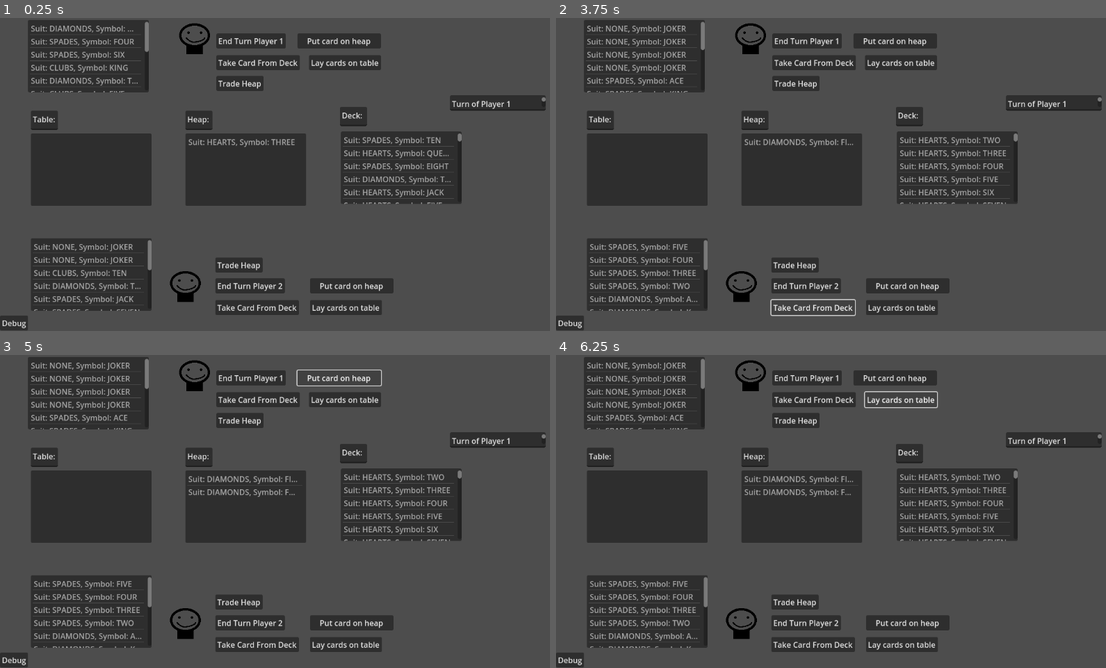
Above: before the commit, frames 1-4 (two rows, left to right).
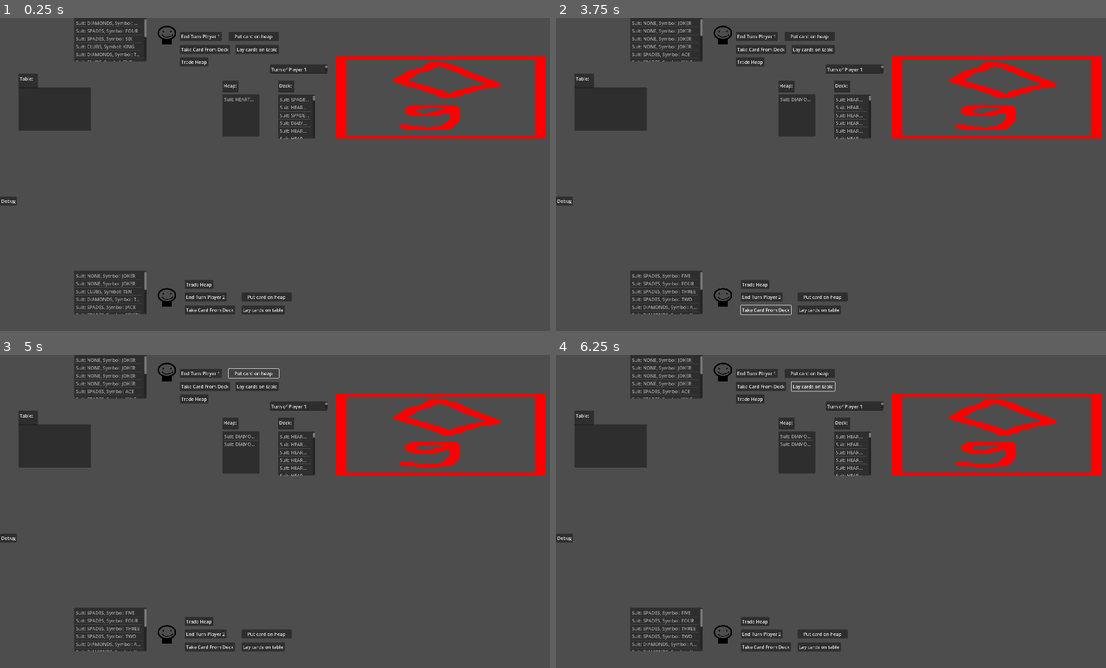
Above: after the commit, the same moments.

Repository: Brentem/JokerRummy
Game: Godot game, scene res://scenes/main.tscn
Two runs of this game, one before a commit and one after it. Both use one fixed random seed, a clock stepped at 60 frames per second and the inputs below.
Inputs:
- Up to frame 1 (0.25 s): no input
- Up to frame 2 (3.75 s): click "Debug" at 0.5 s; click "End Turn Player 1" at 1.25 s; click "End Turn Player 2" at 2 s; click "Take Card From Deck" at 2.75 s; click "Take Card From Deck" at 3.5 s
- Up to frame 3 (5 s): click "Put card on heap" at 4.25 s
- Up to frame 4 (6.25 s): click "Put card on heap" at 5 s; click "Lay cards on table" at 5.75 s

The runs differ from the first frame. In frame 1, 35% of the frame differs, in the area x 0-100%, y 0-100%; in frame 2, 35%; in frame 3, 34%; in frame 4, 35%.

Commit message:
Can draw a single card in a weird way.
TODO: Find out how to fix this.

Diff:
--- a/project/project.godot
+++ b/project/project.godot
@@ -17,6 +17,8 @@
 
 [display]
 
+window/size/viewport_width=1920
+window/size/viewport_height=1080
 window/size/mode=2
 window/stretch/mode="viewport"
 window/stretch/aspect="expand"
--- a/project/scenes/main.tscn
+++ b/project/scenes/main.tscn
@@ -1,7 +1,9 @@
-[gd_scene load_steps=3 format=3 uid="uid://ck5jsiitkfbc5"]
+[gd_scene load_steps=5 format=3 uid="uid://ck5jsiitkfbc5"]
 
 [ext_resource type="Script" path="res://scripts/main.gd" id="1_kbhkh"]
+[ext_resource type="Script" path="res://scripts/cards_container_manager.gd" id="2_2esfj"]
 [ext_resource type="PackedScene" uid="uid://bq4lsgxharv4m" path="res://scenes/player.tscn" id="3_a3nih"]
+[ext_resource type="PackedScene" uid="uid://b52jsa505vse7" path="res://scenes/card.tscn" id="3_o5ij3"]
 
 [node name="Main" type="Node2D"]
 script = ExtResource("1_kbhkh")
@@ -9,17 +11,17 @@
 [node name="Text" type="Node" parent="."]
 
 [node name="HeapText" type="TextEdit" parent="Text"]
-offset_left = 384.0
-offset_top = 192.0
-offset_right = 440.0
-offset_bottom = 232.0
+offset_left = 768.0
+offset_top = 216.0
+offset_right = 824.0
+offset_bottom = 256.0
 text = "Heap:"
 
 [node name="DeckText" type="TextEdit" parent="Text"]
-offset_left = 704.0
-offset_top = 184.0
-offset_right = 760.0
-offset_bottom = 224.0
+offset_left = 960.0
+offset_top = 216.0
+offset_right = 1016.0
+offset_bottom = 256.0
 text = "Deck:"
 
 [node name="TurnText" type="TextEdit" parent="Text"]
@@ -42,73 +44,73 @@
 [node name="Buttons" type="Node" parent="."]
 
 [node name="TurnButton1" type="Button" parent="Buttons"]
-offset_left = 448.0
-offset_top = 32.0
-offset_right = 592.0
-offset_bottom = 63.0
+offset_left = 621.0
+offset_top = 48.0
+offset_right = 765.0
+offset_bottom = 79.0
 text = "End Turn Player 1"
 
 [node name="TurnButton2" type="Button" parent="Buttons"]
-offset_left = 446.0
-offset_top = 539.0
-offset_right = 590.0
-offset_bottom = 570.0
+offset_left = 638.0
+offset_top = 947.0
+offset_right = 782.0
+offset_bottom = 978.0
 text = "End Turn Player 2"
 
 [node name="DeckButton1" type="Button" parent="Buttons"]
-offset_left = 448.0
-offset_top = 77.0
-offset_right = 621.0
-offset_bottom = 108.0
+offset_left = 621.0
+offset_top = 93.0
+offset_right = 794.0
+offset_bottom = 124.0
 text = "Take Card From Deck"
 
 [node name="DeckButton2" type="Button" parent="Buttons"]
-offset_left = 446.0
-offset_top = 584.0
-offset_right = 619.0
-offset_bottom = 615.0
+offset_left = 638.0
+offset_top = 992.0
+offset_right = 811.0
+offset_bottom = 1023.0
 text = "Take Card From Deck"
 
 [node name="HeapButton1" type="Button" parent="Buttons"]
-offset_left = 616.0
-offset_top = 32.0
-offset_right = 789.0
-offset_bottom = 63.0
+offset_left = 789.0
+offset_top = 48.0
+offset_right = 962.0
+offset_bottom = 79.0
 text = "Put card on heap"
 
 [node name="HeapButton2" type="Button" parent="Buttons"]
-offset_left = 642.0
-offset_top = 539.0
-offset_right = 815.0
-offset_bottom = 570.0
+offset_left = 834.0
+offset_top = 947.0
+offset_right = 1007.0
+offset_bottom = 978.0
 text = "Put card on heap"
 
 [node name="TableButton1" type="Button" parent="Buttons"]
-offset_left = 640.0
-offset_top = 77.0
-offset_right = 789.0
-offset_bottom = 108.0
+offset_left = 813.0
+offset_top = 93.0
+offset_right = 962.0
+offset_bottom = 124.0
 text = "Lay cards on table"
 
 [node name="TableButton2" type="Button" parent="Buttons"]
-offset_left = 642.0
-offset_top = 584.0
-offset_right = 791.0
-offset_bottom = 615.0
+offset_left = 834.0
+offset_top = 992.0
+offset_right = 983.0
+offset_bottom = 1023.0
 text = "Lay cards on table"
 
 [node name="TradeHeapButton1" type="Button" parent="Buttons"]
-offset_left = 448.0
-offset_top = 120.0
-offset_right = 546.0
-offset_bottom = 151.0
+offset_left = 621.0
+offset_top = 136.0
+offset_right = 719.0
+offset_bottom = 167.0
 text = "Trade Heap"
 
 [node name="TradeHeapButton2" type="Button" parent="Buttons"]
-offset_left = 446.0
-offset_top = 496.0
-offset_right = 544.0
-offset_bottom = 527.0
+offset_left = 638.0
+offset_top = 904.0
+offset_right = 736.0
+offset_bottom = 935.0
 text = "Trade Heap"
 
 [node name="DebugButton" type="Button" parent="Buttons"]
@@ -120,29 +122,28 @@
 [node name="ItemLists" type="Node" parent="."]
 
 [node name="DeckList" type="ItemList" parent="ItemLists"]
-offset_left = 706.0
-offset_top = 235.0
-offset_right = 956.0
-offset_bottom = 385.0
+offset_left = 960.0
+offset_top = 264.0
+offset_right = 1088.0
+offset_bottom = 416.0
 
 [node name="HeapList" type="ItemList" parent="ItemLists"]
-offset_left = 384.0
-offset_top = 239.0
-offset_right = 634.0
-offset_bottom = 389.0
+offset_left = 768.0
+offset_top = 263.0
+offset_right = 896.0
+offset_bottom = 409.0
 
 [node name="PlayerOneList" type="ItemList" parent="ItemLists"]
-offset_left = 58.0
-offset_top = 4.0
-offset_right = 308.0
-offset_bottom = 154.0
+offset_left = 256.0
+offset_right = 506.0
+offset_bottom = 150.0
 select_mode = 1
 
 [node name="PlayerTwoList" type="ItemList" parent="ItemLists"]
-offset_left = 64.0
-offset_top = 456.0
-offset_right = 314.0
-offset_bottom = 606.0
+offset_left = 256.0
+offset_top = 872.0
+offset_right = 506.0
+offset_bottom = 1022.0
 select_mode = 1
 
 [node name="TableList" type="ItemList" parent="ItemLists"]
@@ -151,11 +152,22 @@
 offset_right = 314.0
 offset_bottom = 389.0
 
+[node name="PlayerOneCardsContainer" type="MarginContainer" parent="."]
+offset_left = 1160.0
+offset_top = 128.0
+offset_right = 1856.0
+offset_bottom = 416.0
+script = ExtResource("2_2esfj")
+card_scene = ExtResource("3_o5ij3")
+
+[node name="HBoxContainer" type="HBoxContainer" parent="PlayerOneCardsContainer"]
+layout_mode = 2
+
 [node name="Player1" parent="." instance=ExtResource("3_a3nih")]
-position = Vector2(403, 43)
+position = Vector2(576, 59)
 
 [node name="Player2" parent="." instance=ExtResource("3_a3nih")]
-position = Vector2(384, 556)
+position = Vector2(576, 964)
 
 [connection signal="pressed" from="Buttons/TurnButton1" to="." method="_on_turn_button_pressed" binds= [0]]
 [connection signal="pressed" from="Buttons/TurnButton2" to="." method="_on_turn_button_pressed" binds= [1]]
--- /dev/null
+++ b/project/scripts/cards_container_manager.gd
@@ -0,0 +1,15 @@
+extends MarginContainer
+
+@export var card_scene : PackedScene
+
+const CardInfo = CardTypes.CardInfo
+
+func add_card(card_info: CardInfo) -> void:
+	var card = card_scene.instantiate()
+	card.SetCardType(card_info)
+	var patch_rect : NinePatchRect = NinePatchRect.new()
+	patch_rect.texture = card.get_node("Sprite2D").texture
+	patch_rect.region_rect = card.get_node("Sprite2D").region_rect
+	var size = Vector2(patch_rect.region_rect.position.x, patch_rect.region_rect.position.y)
+	patch_rect.custom_minimum_size = size
+	$HBoxContainer.add_child(patch_rect)
--- a/project/scripts/main.gd
+++ b/project/scripts/main.gd
@@ -85,6 +85,10 @@
 	var deck : Deck = Deck.new(!debug)
 	uiLogic = UILogic.new(deck, playerList, $ItemLists/HeapList, $ItemLists/TableList, $ItemLists/DeckList, debug)
 
+	#for card in uiLogic._playerCards[0]:
+		#$PlayerOneCardsContainer.add_card(card)
+	$PlayerOneCardsContainer.add_card(uiLogic._playerCards[0][0])
+
 	var players : Array[Player]
 	players.append($Player1)
 	players.append($Player2)
